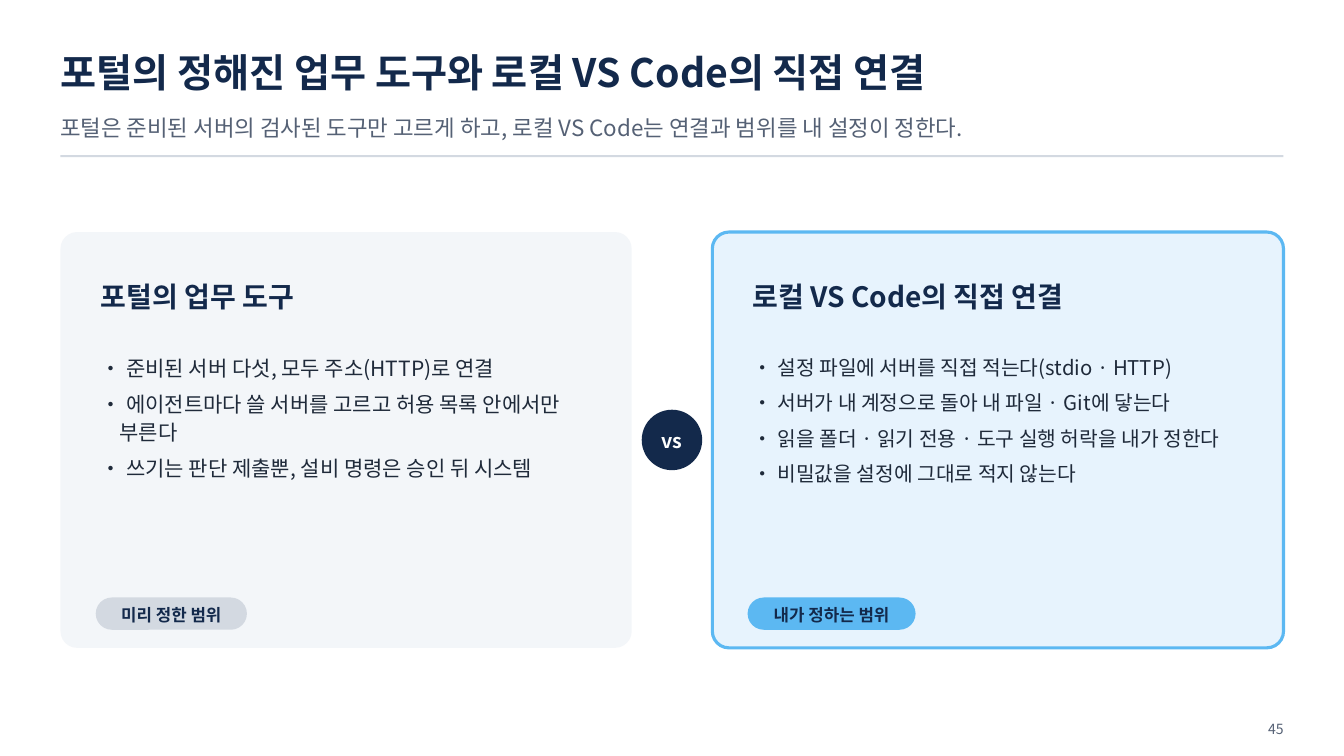
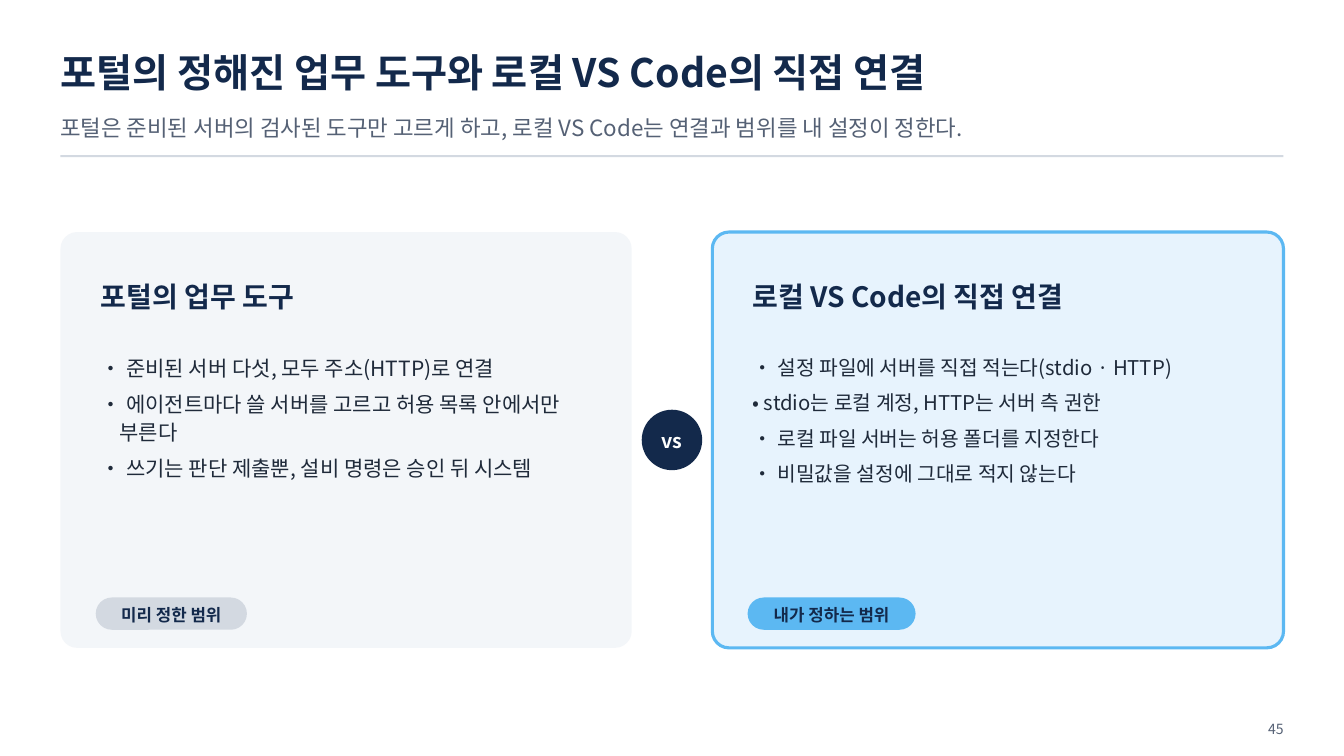
Before and after one commit to uengine-oss/hyd-iot-edu, a slide deck: slide 45 of workspace/강의제작/산출물/통합반/이론_오프라인/06회차/통합반_오프라인_06회차.pptx. Drawn at 1344x756 pixels with LibreOffice and Linux fonts; fonts in the diff are those of the drawing. Boxes give left, top, right and bottom in pixels: in the first picture for what was removed or moved away, otherwise in the second. Text is boxed around its words. In the diff, an @@ line names an element or a change of style, - is before the commit and + after.

Commit message:
통합반 현장 6회차 39~45장 파일 조회 범위·인증 정보와 빈 결과·실패·잘림을 구별해 기록하는 현장 화면과 노트를 검증한다

```diff
--- a/workspace/강의제작/산출물/통합반/이론_오프라인/06회차/통합반_오프라인_06회차.pptx
+++ b/workspace/강의제작/산출물/통합반/이론_오프라인/06회차/통합반_오프라인_06회차.pptx
@@ text at [764,393,1101,448]: text changed @@
-• 서버가 내 계정으로 돌아 내 파일 · Git에 닿는다
-• 읽을 폴더 · 읽기 전용 · 도구 실행 허락을 내가 정한다
+• stdio는 로컬 계정, HTTP는 서버 측 권한
+• 로컬 파일 서버는 허용 폴더를 지정한다
```
Also in this commit, not shown: 5 other slides changed, 10 other files.
